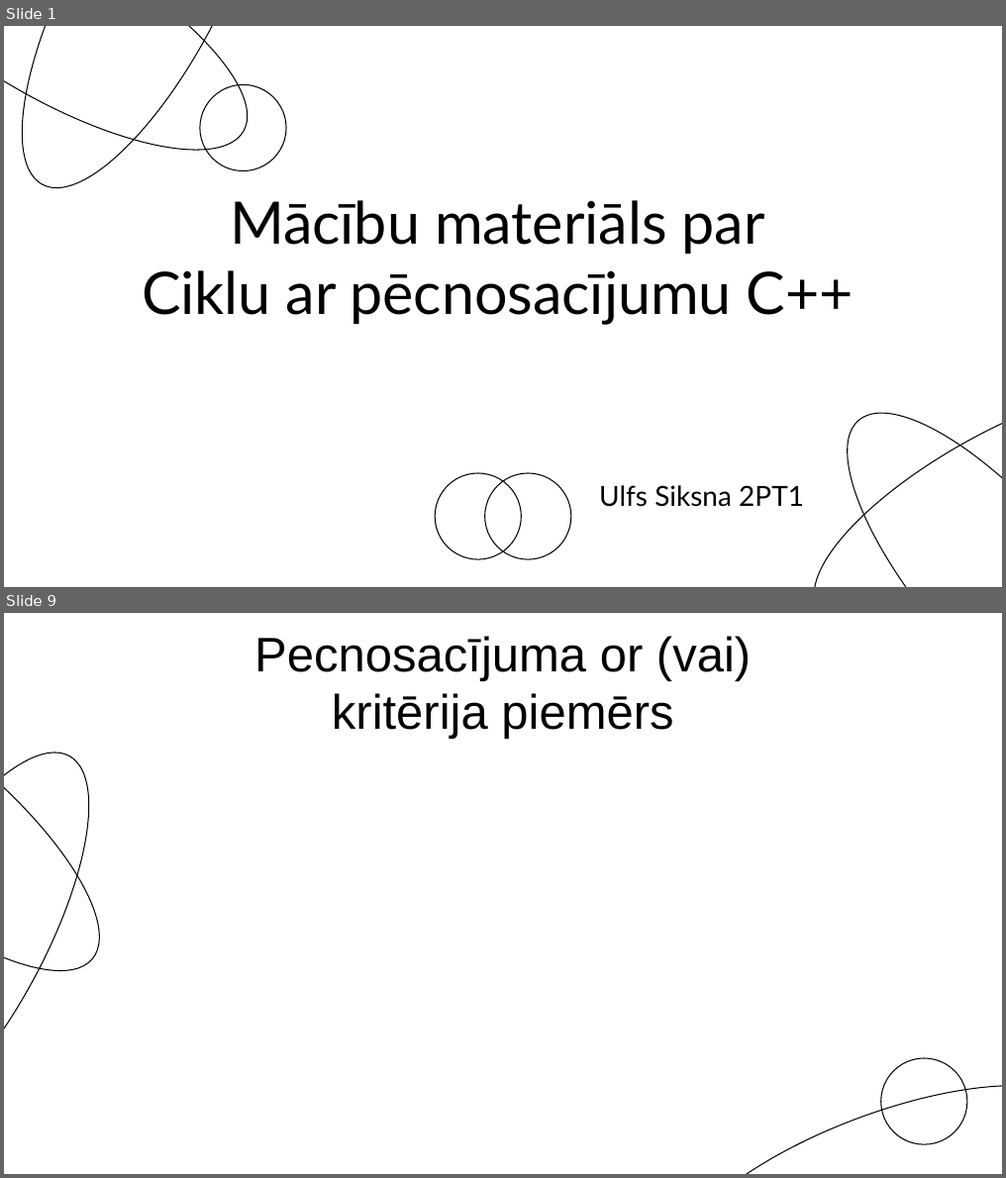
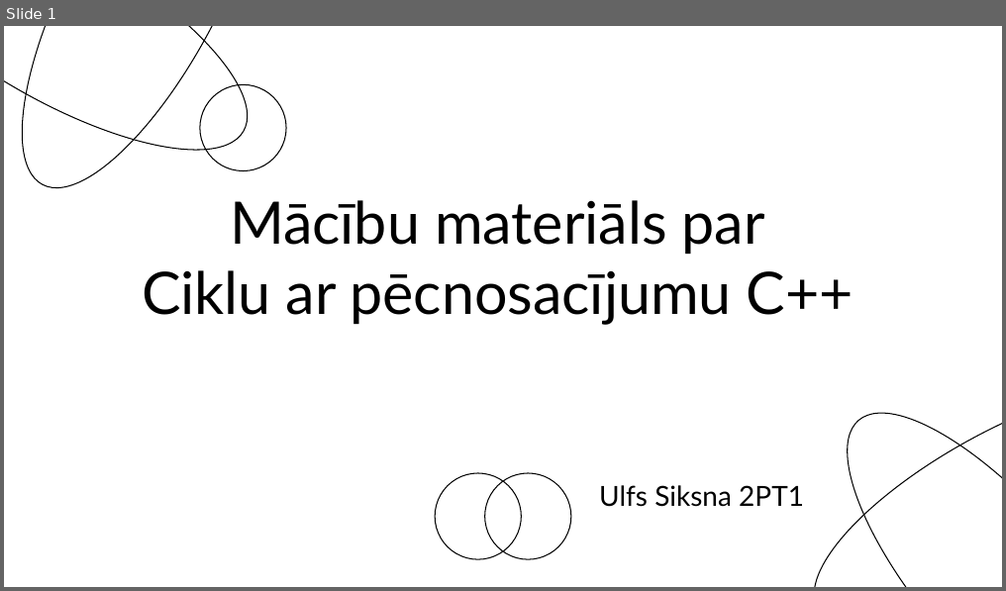
Before and after one commit to Siksna/2PT1_Eksamens, a slide deck: Pecnosacījumu_MācībuMaterials.pptx. Shown one above the other, each under a label of ours: slides 1 and 9 before the commit, slide 1 after it; the slides between them are not shown. The pictures are 1006x1178 and 1006x591 pixels, drawn with LibreOffice and Linux fonts; fonts in the diff are those of the drawing. Boxes give left, top, right and bottom in pixels: in the first picture for what was removed or moved away, otherwise in the second. Text is boxed around its words. In the diff, an @@ line names an element or a change of style, - is before the commit and + after.

```diff
--- a/Pecnosacījumu_MācībuMaterials.pptx
+++ b/Pecnosacījumu_MācībuMaterials.pptx
@@ slide 9 removed at (4, 613, 1002, 1174), background #FFFFFF @@
@@ ellipse removed at (4, 622, 141, 1018) @@
@@ text removed at (254, 636, 750, 740) @@
-Pecnosacījuma or (vai) kritērija piemērs
@@ ellipse removed at (4, 719, 137, 1174) @@
@@ ellipse removed at (651, 1043, 1002, 1174) @@
@@ ellipse removed at (881, 1059, 967, 1144) @@
```
Also in this commit, not shown: 7 slides changed, 3 slides added, 2 other slides removed, 1 other file.
